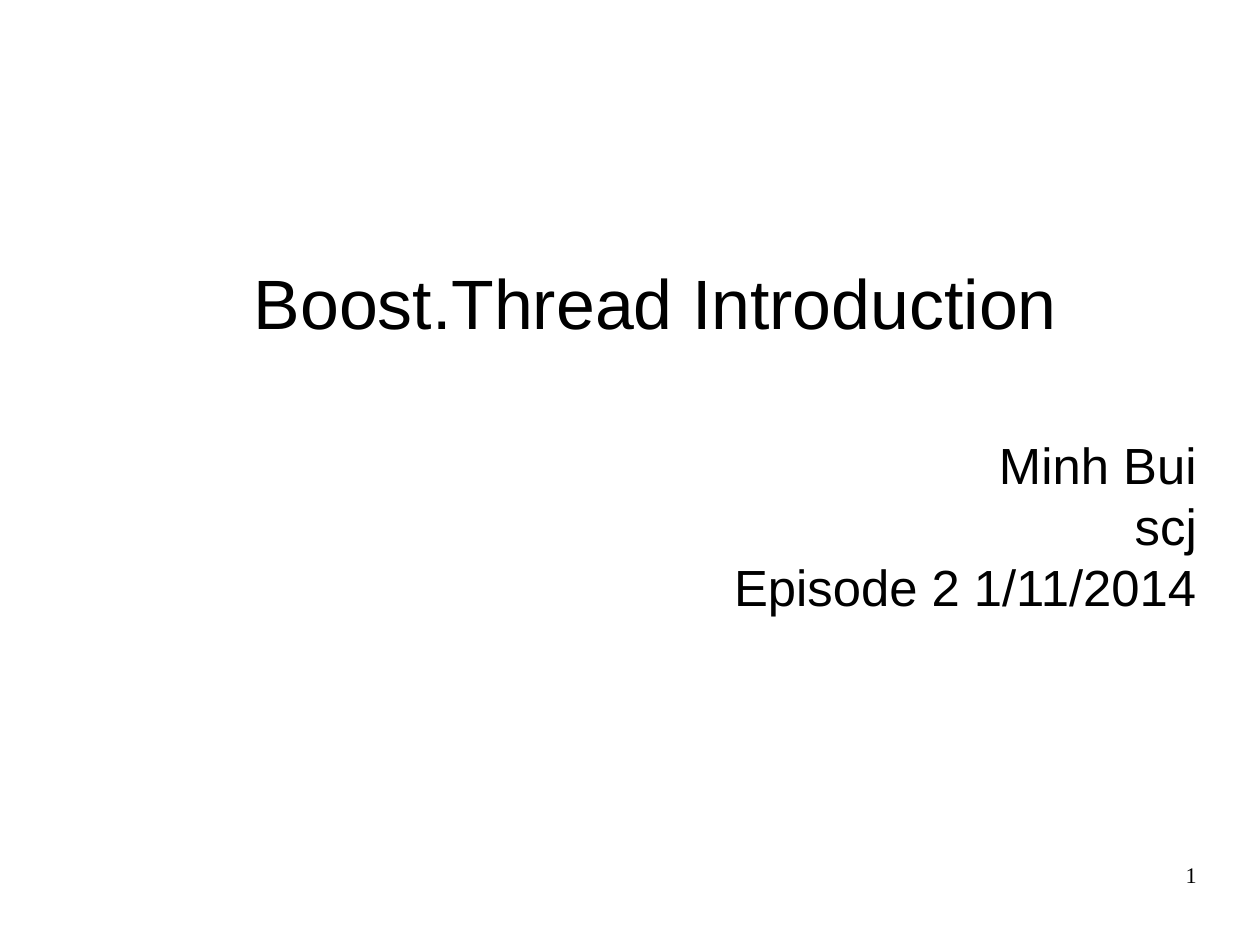
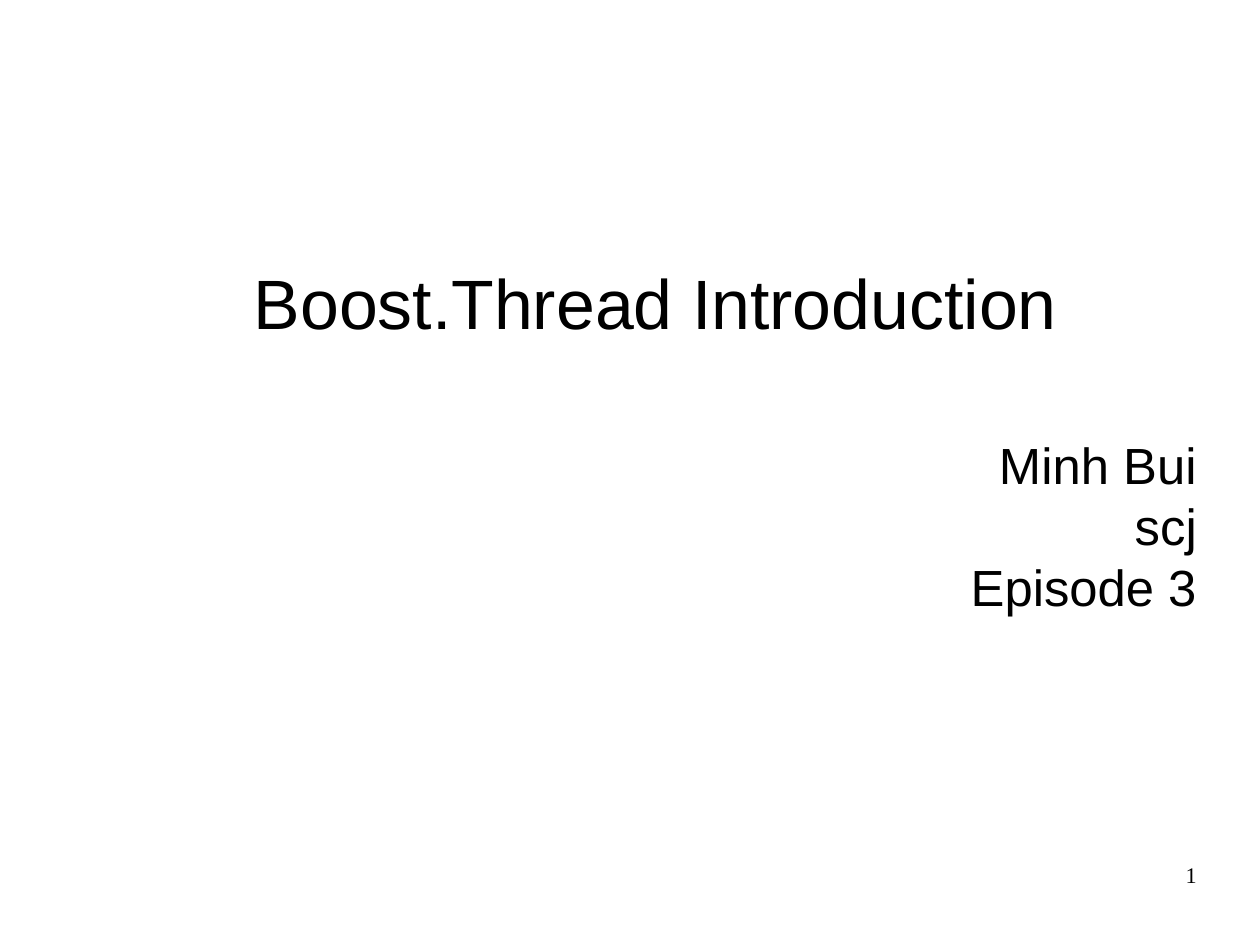
Before and after one commit to codengrow/scj, a slide deck: slide 1 of season1/episode3/Boost.thread-intro.odp. Drawn at 1260x945 pixels with LibreOffice and Linux fonts; fonts in the diff are those of the drawing; background and template pictures are left out. Boxes give left, top, right and bottom in pixels: in the first picture for what was removed or moved away, otherwise in the second. Text is boxed around its words. In the diff, an @@ line names an element or a change of style, - is before the commit and + after.

```diff
--- a/season1/episode3/Boost.thread-intro.odp
+++ b/season1/episode3/Boost.thread-intro.odp
@@ subtitle at [971,569,1196,617]: text changed @@
-Episode 2 1/11/2014
+Episode 3
```
Also in this commit, not shown: 3 other slides changed, 4 slides added, 4 slides removed.
